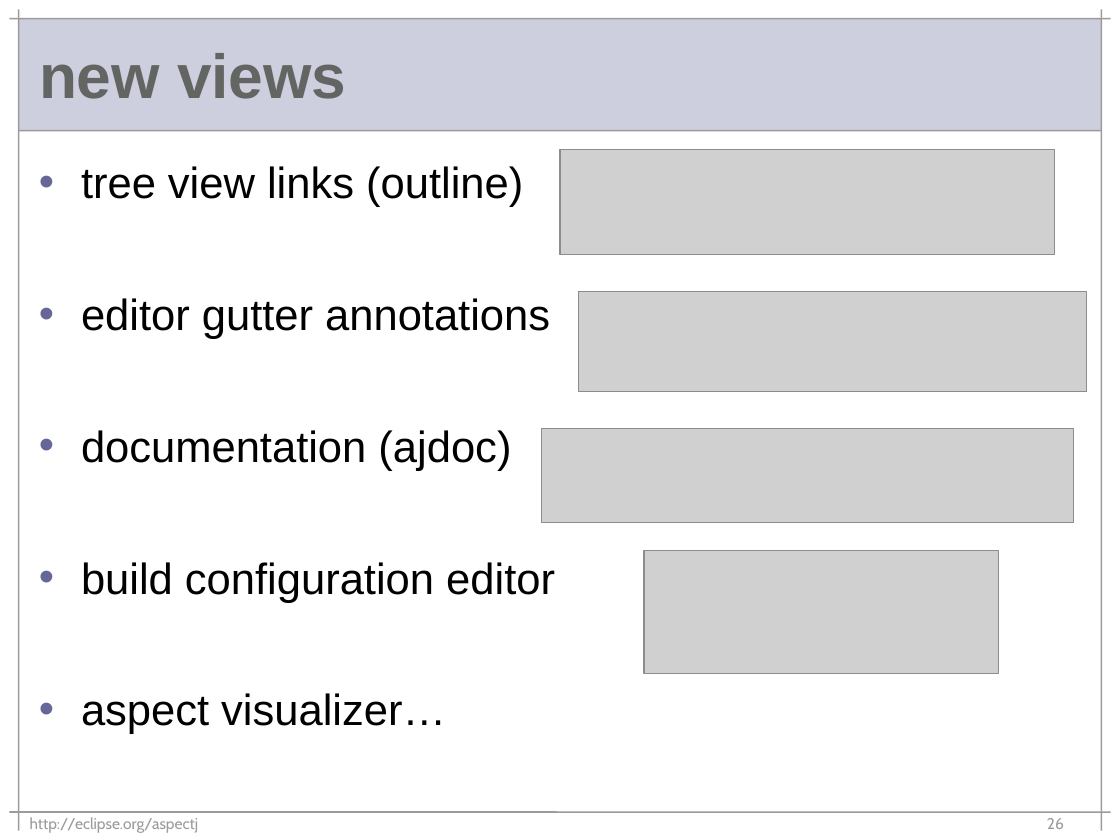
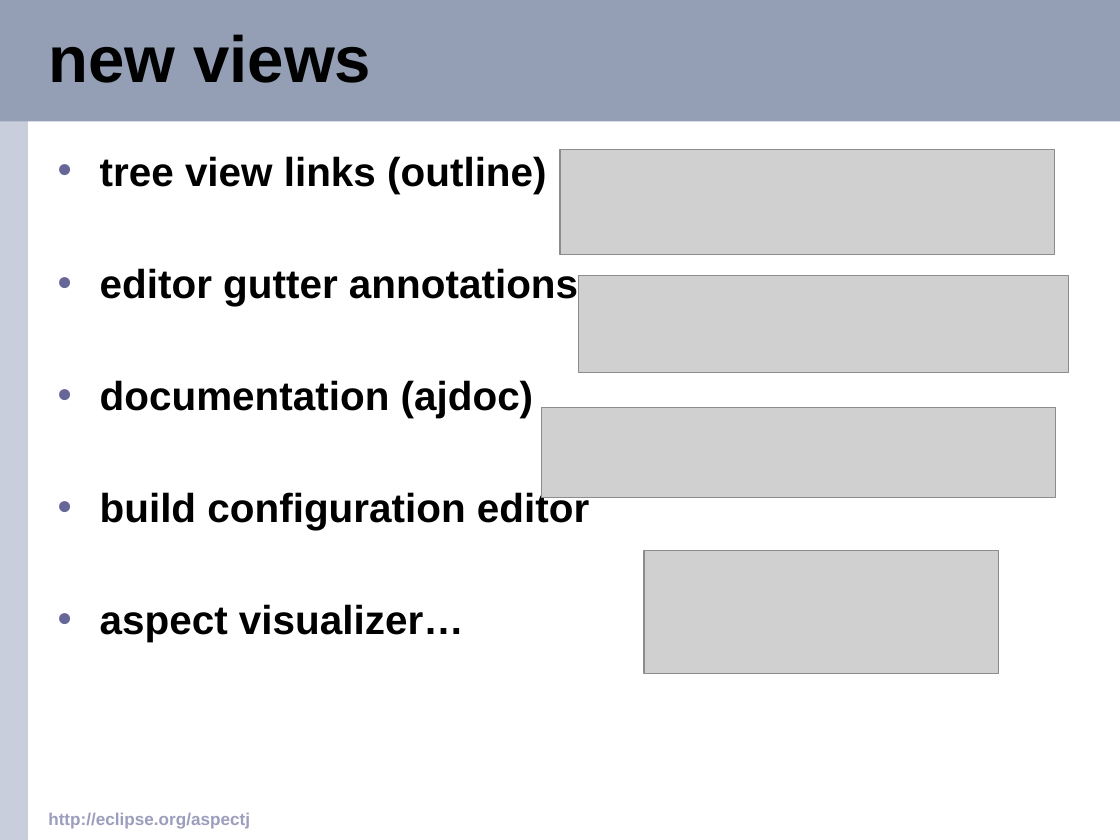
Before and after one commit to eclipse-aspectj/aspectj, a slide deck: slide 26 of docs/teaching/demos/oopsla2003-mik.ppt. Drawn at 1120x840 pixels with LibreOffice and Linux fonts; fonts in the diff are those of the drawing; grey boxes stand for pictures; background and template pictures are left out. Boxes give left, top, right and bottom in pixels: in the first picture for what was removed or moved away, otherwise in the second. Text is boxed around its words. In the diff, an @@ line names an element or a change of style, - is before the commit and + after.

```diff
--- a/docs/teaching/demos/oopsla2003-mik.ppt
+++ b/docs/teaching/demos/oopsla2003-mik.ppt
@@ rectangle: place and size @@
-rectangle at box(19, 19, 1102, 131)
+rectangle at box(0, 0, 1120, 121)
@@ rectangle at box(0, 0, 1120, 121): fill #CECFDE to #949FB6 @@
@@ rectangle added at box(0, 0, 28, 840), fill #C8CEDC @@
@@ line removed from (9, 19) to (1111, 19) @@
@@ line removed from (19, 9) to (19, 831) @@
@@ title "new views": place and size @@
-title "new views" at box(39, 53, 346, 99)
+title "new views" at box(48, 34, 371, 83)
@@ title "new views" at box(48, 34, 371, 83): size 40 to 42 pt, text colour #636563 to #000000 @@
@@ line removed from (1101, 9) to (1101, 831) @@
@@ line removed from (19, 131) to (1101, 131) @@
@@ text "tree view links (outline)": place and size @@
-text "tree view links (outline)" at box(81, 166, 555, 734)
+text "tree view links (outline)" at box(100, 156, 589, 642)
@@ text "tree view links (outline)" at box(100, 156, 589, 642): size 28 to 26 pt, bold on; less space between paragraphs @@
@@ picture: place and size @@
-picture at box(579, 291, 1088, 392)
+picture at box(578, 276, 1068, 372)
@@ picture: place and size @@
-picture at box(541, 429, 1073, 523)
+picture at box(542, 408, 1055, 498)
@@ text "http://eclipse.org/aspectj": place and size @@
-text "http://eclipse.org/aspectj" at box(30, 817, 198, 833)
+text "http://eclipse.org/aspectj" at box(48, 813, 250, 829)
@@ text "http://eclipse.org/aspectj" at box(48, 813, 250, 829): size 10 to 11 pt, font Cabin to Arial, text colour #9C9A9C to #9D9DBD, bold on @@
@@ line removed from (9, 812) to (1111, 812) @@
@@ page number removed at box(1047, 818, 1064, 829) @@
-26
```
Also in this commit, not shown: 38 other slides changed.
